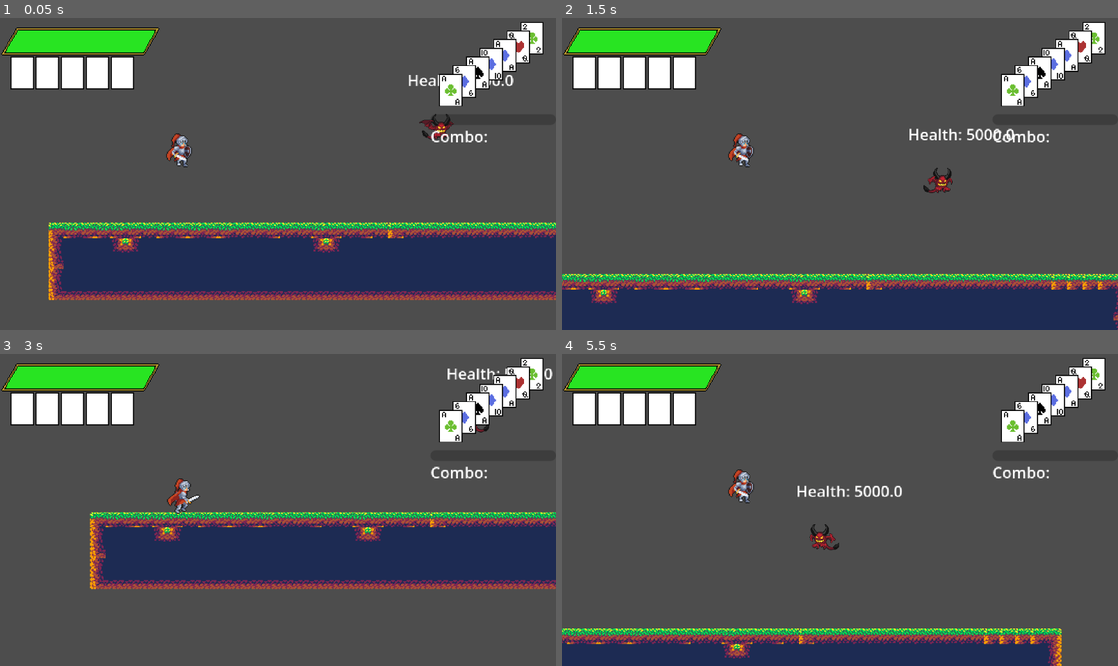
Above: before the commit, frames 1-4 (two rows, left to right).
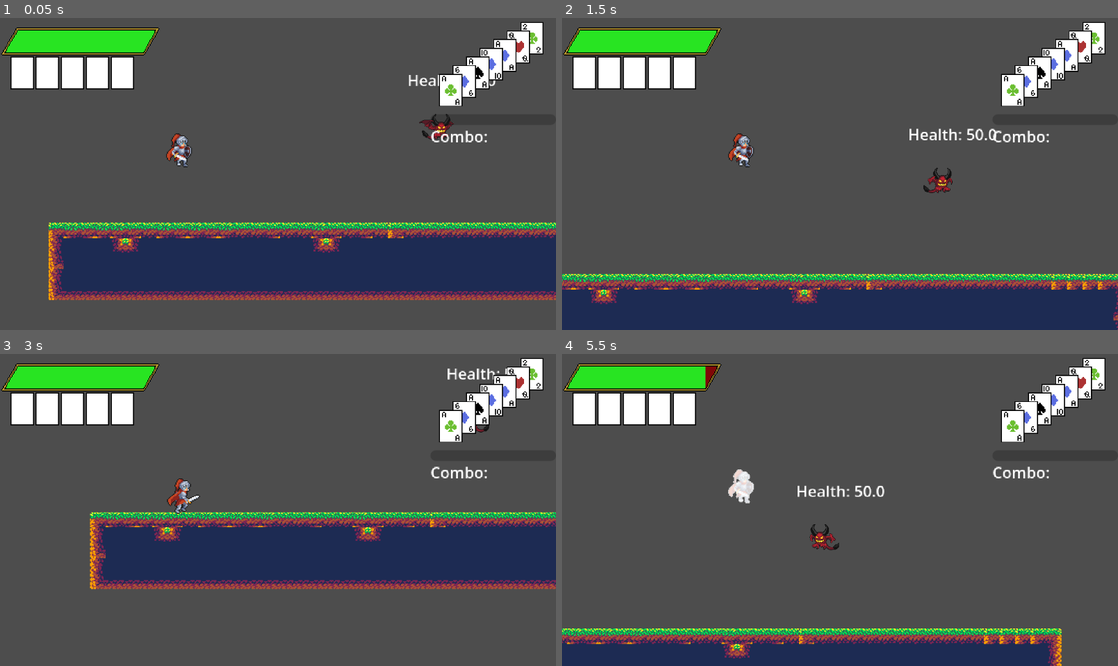
Above: after the commit, the same moments.

Repository: kli007/Bluff-All-In
Game: Godot game, scene res://main.tscn
Two runs of this game, one before a commit and one after it. Both use one fixed random seed, a clock stepped at 60 frames per second and the inputs below.
Inputs:
- Up to frame 1 (0.05 s): no input
- Up to frame 2 (1.5 s): tap Enter (Showdown) at 0.5 s; hold D (Move_Right) from 0.53 s (still down); tap , (Attack) at 0.6 s; tap Space (Move_Jump) at 0.77 s; tap Shift (Burn) at 1.35 s
- Up to frame 3 (3 s): tap Space (Move_Jump) at 1.52 s; release D (Move_Right) at 2.03 s; hold A (Move_Left) 2.03-2.78 s; tap Caps Lock (Dash) at 2.1 s; hold D (Move_Right) from 2.78 s (still down); tap Delete (Delete) at 2.85 s
- Up to frame 4 (5.5 s): tap Space (Move_Jump) at 3.02, 3.77, 4.52 s; hold S (Look_Down) 3.53-4.28 s; release D (Move_Right) at 4.28 s; hold A (Move_Left) 4.28-5.03 s; tap W (Look_Up) at 4.35 s; hold D (Move_Right) from 5.03 s (still down); hold . (Trick) from 5.03 s (still down)

The runs differ from the first frame. In frame 1, less than 0.1% of the frame differs, in the area x 88-93%, y 18-22%; in frame 2, 0.1%; in frame 3, less than 0.1%; in frame 4, 0.5%, in the area x 25-62%, y 4-48%.

Commit message:
flying enemy update2
finished shooting mechanic for flying enemy.
Created flying enemy projectiles and global.
Moved player projectiles in projectiles/player.

Diff:
--- a/Enemy/flyingEnemy.tscn
+++ b/Enemy/flyingEnemy.tscn
@@ -23,6 +23,22 @@
 "values": [8, 9, 10, 11]
 }
 
+[sub_resource type="Animation" id="Animation_wjtks"]
+resource_name = "RELOAD"
+length = 0.5
+tracks/0/type = "value"
+tracks/0/imported = false
+tracks/0/enabled = true
+tracks/0/path = NodePath("VisualManager/Sprite:frame")
+tracks/0/interp = 1
+tracks/0/loop_wrap = true
+tracks/0/keys = {
+"times": PackedFloat32Array(0, 0.125, 0.25, 0.375),
+"transitions": PackedFloat32Array(1, 1, 1, 1),
+"update": 1,
+"values": [4, 5, 6, 7]
+}
+
 [sub_resource type="Animation" id="Animation_v2l82"]
 length = 0.001
 tracks/0/type = "value"
@@ -40,6 +56,7 @@
 
 [sub_resource type="Animation" id="Animation_osyvj"]
 resource_name = "SHOOT"
+length = 0.5
 tracks/0/type = "value"
 tracks/0/imported = false
 tracks/0/enabled = true
@@ -47,15 +64,16 @@
 tracks/0/interp = 1
 tracks/0/loop_wrap = true
 tracks/0/keys = {
-"times": PackedFloat32Array(0, 0.125, 0.25, 0.375, 0.5, 0.625, 0.75, 0.875),
-"transitions": PackedFloat32Array(1, 1, 1, 1, 1, 1, 1, 1),
+"times": PackedFloat32Array(0, 0.125, 0.25, 0.375),
+"transitions": PackedFloat32Array(1, 1, 1, 1),
 "update": 1,
-"values": [0, 1, 2, 3, 4, 5, 6, 7]
+"values": [0, 1, 2, 3]
 }
 
 [sub_resource type="AnimationLibrary" id="AnimationLibrary_osyvj"]
 _data = {
 &"FLY": SubResource("Animation_53qlv"),
+&"RELOAD": SubResource("Animation_wjtks"),
 &"RESET": SubResource("Animation_v2l82"),
 &"SHOOT": SubResource("Animation_osyvj")
 }
@@ -65,7 +83,7 @@
 flying_amplitude = 10.0
 flying_period = 2.0
 flying_range = []
-shooting_range = 150.0
+shooting_range = 130.0
 
 [node name="Sprite" parent="VisualManager" parent_id_path=PackedInt32Array(1465317720) index="0" unique_id=97275318]
 scale = Vector2(0.45, 0.45)
@@ -90,6 +108,7 @@
 [node name="FlyingTimer" type="Timer" parent="." index="11" unique_id=2103293811]
 
 [connection signal="body_entered" from="PlayerArea" to="." method="_on_player_area_body_entered"]
+[connection signal="body_exited" from="PlayerArea" to="." method="_on_player_area_body_exited"]
 [connection signal="animation_finished" from="AnimationPlayer" to="." method="_on_animation_player_animation_finished"]
 [connection signal="timeout" from="StateTimer" to="." method="_on_state_timer_timeout"]
 [connection signal="timeout" from="FlyingTimer" to="." method="_on_flying_timer_timeout"]
--- a/Enemy/flying_enemy.gd
+++ b/Enemy/flying_enemy.gd
@@ -14,7 +14,9 @@
 @export var flying_amplitude: float = 10.0
 @export var flying_period: float = 2.0
 @export var flying_range: Array
-@export var shooting_range: float = 150.0
+@export var shooting_range: float = 130.0
+
+var projectile: PackedScene = preload("res://Projectiles/Enemy/FlyEnProj.tscn")
 
 func _ready() -> void:
 	super._ready()
@@ -25,7 +27,7 @@
 func set_stats() -> void:
 	super.set_stats()
 	speed = 50
-	max_health = 5000
+	max_health = 50
 
 func _physics_process(delta: float) -> void:
 	time_passed += delta
@@ -37,17 +39,15 @@
 		switchIdle(State.SHOOT)
 	match isAction:
 		State.LOOK:
-			if not direction.x:
-				direction.x = 1
-			else:
-				direction *= -1
-			switchIdle(State.FLY)
+			lookForPlayer()
 		State.FLY:
 			flyingAround()
 		State.CHASE:
 			chasePlayer()
 		State.SHOOT:
-			pass
+			if (animNode.current_animation != "SHOOT" and
+			animNode.current_animation != "RELOAD"):
+				animNode.play("SHOOT")
 		State.IDLE:
 			pass
 
@@ -56,7 +56,8 @@
 	if isAction == State.HURT:
 		animNode.play("SHOOT")
 	elif isAction == State.SHOOT:
-		animNode.play("SHOOT")
+		pass
+		#animNode.play("SHOOT")
 	else:
 		animNode.play("FLY")
 
@@ -79,14 +80,31 @@
 	else:
 		switchIdle(State.LOOK)
 
+func lookForPlayer() -> void:
+	if targetBody != null:
+		switchIdle(State.CHASE)
+		return
+	if not direction.x:
+		direction.x = 1
+	else:
+		direction *= -1
+	switchIdle(State.FLY)
+
 func chasePlayer() -> void:
 	var targetPosition: Vector2 = targetBody.global_position
 	direction = global_position.direction_to(targetPosition)
-	#print(global_position.distance_to(targetPosition))
 	if global_position.distance_to(targetPosition) <= shooting_range:
 		switchIdle(State.SHOOT)
 		return
 	velocity = direction * speed
+
+func shootProj() -> void:
+	var Proj = Global.mainNode.get_node("ProjectileGroup")
+	var new_projectile = projectile.instantiate()
+	direction = global_position.direction_to(targetBody.global_position)
+	new_projectile.global_position = global_position
+	new_projectile.lock_on_to_player(direction, self)
+	Proj.call_deferred("add_child", new_projectile)
 
 func switchIdle(placeHolder: State = State.LOOK) -> void:
 	nextAction = State.IDLE
@@ -107,11 +125,12 @@
 func _on_state_timer_timeout() -> void:
 	changeState()
 
-
 func _on_animation_player_animation_finished(anim_name: StringName) -> void:
 	if anim_name == "SHOOT":
+		shootProj()
+		animNode.play("RELOAD")
+	if anim_name == "RELOAD":
 		switchIdle(State.LOOK)
-
 
 func _on_player_area_body_entered(body: Node2D) -> void:
 	if body.name == "Player":
--- /dev/null
+++ b/Global.gd
@@ -0,0 +1,5 @@
+extends Node
+var mainNode: Node = null
+
+func setMainNode(node: Node) -> void:
+	mainNode = node
--- a/Player/Player.tscn
+++ b/Player/Player.tscn
@@ -4,7 +4,7 @@
 [ext_resource type="Texture2D" uid="uid://udm78ito0yap" path="res://Assets/Sprite/Player/spriteSheet.png" id="2_kpjcp"]
 [ext_resource type="Script" uid="uid://ce3e26l58f0xn" path="res://Player/player.gd" id="2_s1rgi"]
 [ext_resource type="Script" uid="uid://ws0antd52kaf" path="res://Cards/deck_manager.gd" id="3_kne1u"]
-[ext_resource type="Script" uid="uid://dos6c6reryimp" path="res://Projectiles/projectile_manager.gd" id="4_8g4oa"]
+[ext_resource type="Script" uid="uid://dos6c6reryimp" path="res://Projectiles/Player/projectile_manager.gd" id="4_8g4oa"]
 [ext_resource type="Shape2D" uid="uid://dx0kln6elb2qg" path="res://Assets/Polygon/up_attack_polygon.tres" id="6_6ysni"]
 [ext_resource type="Shape2D" uid="uid://67dpk84cat4v" path="res://Assets/Polygon/down_attack_polygon.tres" id="6_vlldt"]
 
--- /dev/null
+++ b/Projectiles/Enemy/FlyEnProj.tscn
@@ -0,0 +1,16 @@
+[gd_scene format=3 uid="uid://butphyxaud7a2"]
+
+[ext_resource type="PackedScene" uid="uid://xt7doyw6x2ox" path="res://Projectiles/Player/projectile.tscn" id="1_jav2o"]
+[ext_resource type="Script" uid="uid://bji28oaunqdbo" path="res://Projectiles/Enemy/fly_en_proj.gd" id="2_latr3"]
+[ext_resource type="Texture2D" uid="uid://c2i0j82kbcpjw" path="res://Assets/Sprite/Enemy/projectile.png" id="3_alase"]
+
+[node name="FlyEnProjectile" unique_id=1628043726 instance=ExtResource("1_jav2o")]
+script = ExtResource("2_latr3")
+
+[node name="Sprite2D" parent="." index="0" unique_id=1030241480]
+rotation = 3.1415927
+texture = ExtResource("3_alase")
+
+[node name="CollisionShape2D" parent="." index="1" unique_id=409154479]
+position = Vector2(0, -2)
+scale = Vector2(2, 1)
--- /dev/null
+++ b/Projectiles/Enemy/fly_en_proj.gd
@@ -0,0 +1,28 @@
+extends Area2D
+
+const SPEED: float = 250.0
+
+var direction: Vector2
+var parentNode: CharacterBody2D
+
+func _physics_process(delta: float) -> void:
+	position += direction * SPEED * delta
+
+func lock_on_to_player(player_dir: Vector2, parent: CharacterBody2D) -> void:
+	print(player_dir)
+	direction = player_dir
+	parentNode = parent
+	rotation = direction.angle()
+
+func _on_visible_on_screen_notifier_2d_screen_exited() -> void:
+	queue_free()
+
+func _on_body_entered(body: Node2D) -> void:
+	if body == parentNode:
+		return
+	if body.name == "Player":
+		CombatManager.dealDamage('player_proj_dmg', body, global_position, "")
+	queue_free()
+
+'''func _on_area_entered(area: Area2D) -> void:
+	queue_free()'''
--- a/Projectiles/projectile.gd
+++ b/Projectiles/Player/projectile.gd
@@ -29,4 +29,4 @@
 		return
 	elif body is CharacterBody2D:
 		CombatManager.dealDamage('player_proj_dmg', body, global_position, "Player")
-		queue_free()
+	queue_free()
--- a/Projectiles/projectile.tscn
+++ b/Projectiles/Player/projectile.tscn
@@ -1,6 +1,6 @@
 [gd_scene format=3 uid="uid://xt7doyw6x2ox"]
 
-[ext_resource type="Script" uid="uid://bi67wj2e2wj7v" path="res://Projectiles/projectile.gd" id="1_ggq0q"]
+[ext_resource type="Script" uid="uid://bi67wj2e2wj7v" path="res://Projectiles/Player/projectile.gd" id="1_ggq0q"]
 [ext_resource type="Texture2D" uid="uid://bbedbd08thbv8" path="res://Assets/Sprite/Player/projectile.png" id="2_08w86"]
 
 [sub_resource type="RectangleShape2D" id="RectangleShape2D_5sqx0"]
@@ -17,5 +17,6 @@
 [node name="VisibleOnScreenNotifier2D" type="VisibleOnScreenNotifier2D" parent="." unique_id=1185933287]
 rect = Rect2(-6, -6, 12, 12)
 
+[connection signal="area_entered" from="." to="." method="_on_area_entered"]
 [connection signal="body_entered" from="." to="." method="_on_body_entered"]
 [connection signal="screen_exited" from="VisibleOnScreenNotifier2D" to="." method="_on_visible_on_screen_notifier_2d_screen_exited"]
--- a/Projectiles/projectile_manager.gd
+++ b/Projectiles/Player/projectile_manager.gd
@@ -1,5 +1,5 @@
 extends Node
-var projectile = preload("res://Projectiles/projectile.tscn")
+var projectile = preload("res://Projectiles/Player/projectile.tscn")
 
 signal proj_changed
 signal reload_status
--- a/main.gd
+++ b/main.gd
@@ -2,5 +2,5 @@
 
 
 # Called when the node enters the scene tree for the first time.
-#func _ready() -> void:
-	#$Player.defineNodeVariables() # defining the dictionary for nodes in player once all scenes are loaded
+func _ready() -> void:
+	Global.setMainNode(self)
--- a/main.tscn
+++ b/main.tscn
@@ -7,7 +7,7 @@
 [ext_resource type="PackedScene" uid="uid://ce7wj45lpekfs" path="res://Cards/PendCards.tscn" id="3_h2yge"]
 [ext_resource type="PackedScene" uid="uid://dlhy3k1qvlvma" path="res://Enemy/flyingEnemy.tscn" id="4_dg77c"]
 [ext_resource type="Script" uid="uid://cssp134kyvgv4" path="res://Health/player_health.gd" id="6_4c57u"]
-[ext_resource type="Script" uid="uid://vqjxie4pbklg" path="res://Projectiles/player_projectiles.gd" id="6_272bh"]
+[ext_resource type="Script" uid="uid://vqjxie4pbklg" path="res://Projectiles/Player/player_projectiles.gd" id="6_272bh"]
 [ext_resource type="Texture2D" uid="uid://dbf07vmwaqx41" path="res://Assets/Sprite/UI/healthbottom.png" id="6_ycdy4"]
 [ext_resource type="Texture2D" uid="uid://dutqccrcecuog" path="res://Assets/Sprite/UI/healthtop.png" id="7_w48qg"]
 [ext_resource type="Texture2D" uid="uid://j084rtd85k7w" path="res://Assets/Sprite/UI/healthprog.png" id="8_vivmo"]
--- a/project.godot
+++ b/project.godot
@@ -22,6 +22,7 @@
 TrickManager="*uid://h8x246axggvy"
 SaveManager="*uid://ceiioodsoys3h"
 CombatManager="*uid://cvqhmukrejkh6"
+Global="*uid://bo3wsluosk78e"
 
 [display]
 
Binary file added: Assets/Sprite/Enemy/projectile.png
Not shown, added: Assets/Sprite/Enemy/projectile.png.import
Not shown, added: Global.gd.uid
Not shown, added: Projectiles/Enemy/fly_en_proj.gd.uid
Renamed: Projectiles/player_projectiles.gd -> Projectiles/Player/player_projectiles.gd
Renamed: Projectiles/player_projectiles.gd.uid -> Projectiles/Player/player_projectiles.gd.uid
Renamed: Projectiles/projectile.gd.uid -> Projectiles/Player/projectile.gd.uid
Renamed: Projectiles/projectile_manager.gd.uid -> Projectiles/Player/projectile_manager.gd.uid
